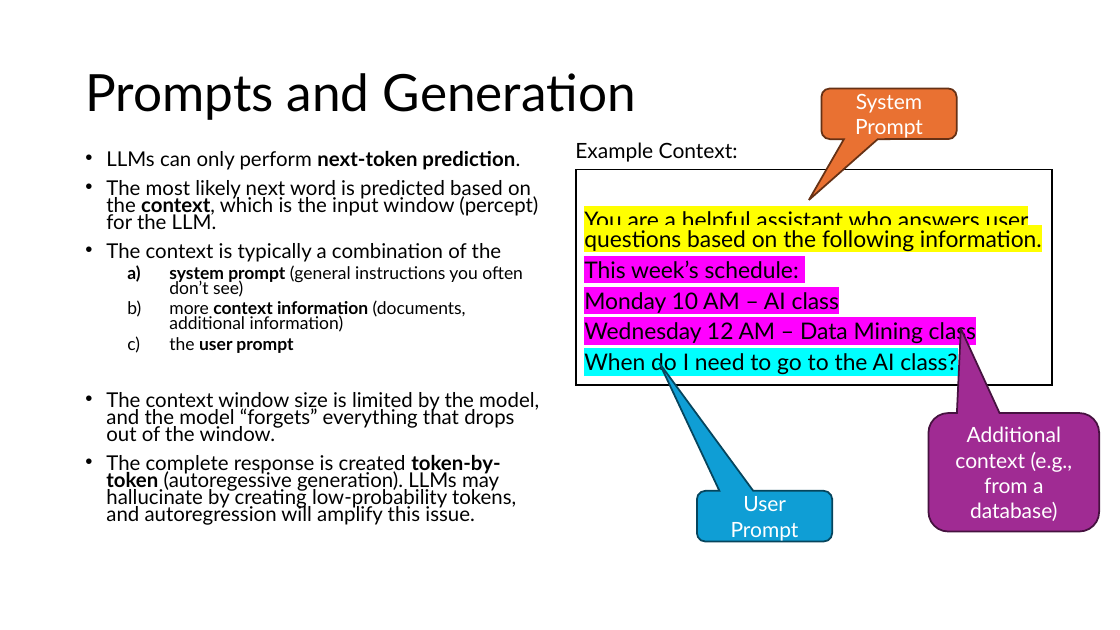
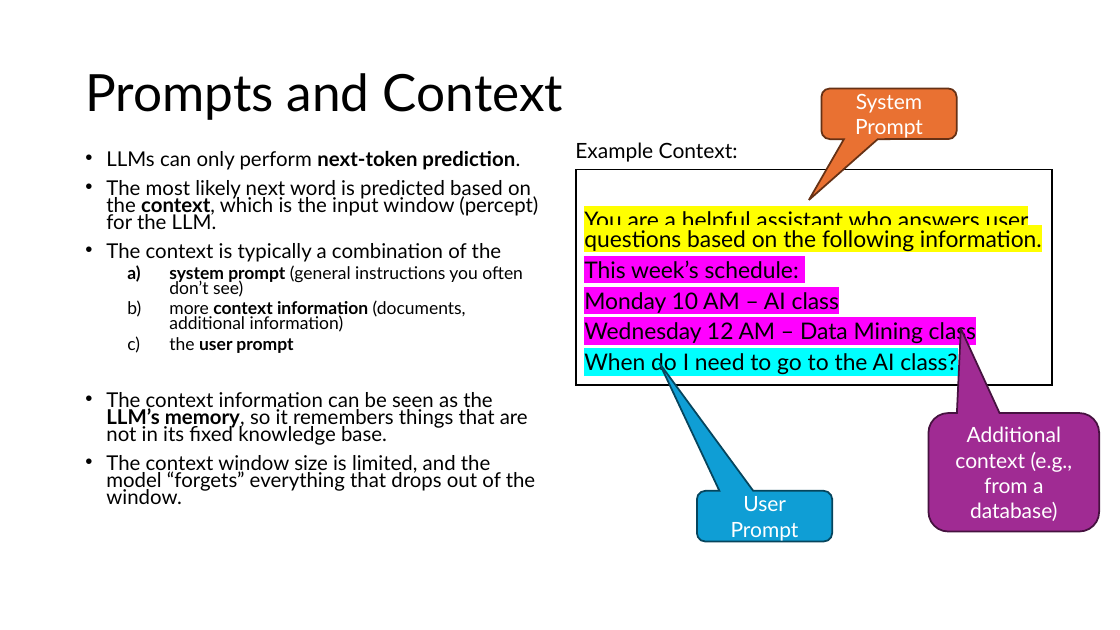
Before and after one commit to kunleola/CS7320, a slide deck: slide 6 of slides/discussion/07_LLM_discussion.pptx. Drawn at 1120x630 pixels with LibreOffice and Linux fonts; fonts in the diff are those of the drawing. Boxes give left, top, right and bottom in pixels: in the first picture for what was removed or moved away, otherwise in the second. Text is boxed around its words. In the diff, an @@ line names an element or a change of style, - is before the commit and + after.

```diff
--- a/slides/discussion/07_LLM_discussion.pptx
+++ b/slides/discussion/07_LLM_discussion.pptx
@@ title at (x1=85, y1=73, x2=563, y2=120): text changed @@
-Prompts and Generation
+Prompts and Context
@@ text at (x1=106, y1=392, x2=535, y2=504): text changed @@
-• The context window size is limited by the model, and the model “forgets” everything that drops out of the window.
-• The complete response is created token-by-token (autoregessive generation). LLMs may hallucinate by creating low-probability tokens, and autoregression will amplify this issue.
+• The context information can be seen as the LLM’s memory, so it remembers things that are not in its fixed knowledge base.
+• The context window size is limited, and the model “forgets” everything that drops out of the window.
```
Also in this commit, not shown: 6 other slides changed, 1 slide added, 1 other file.
